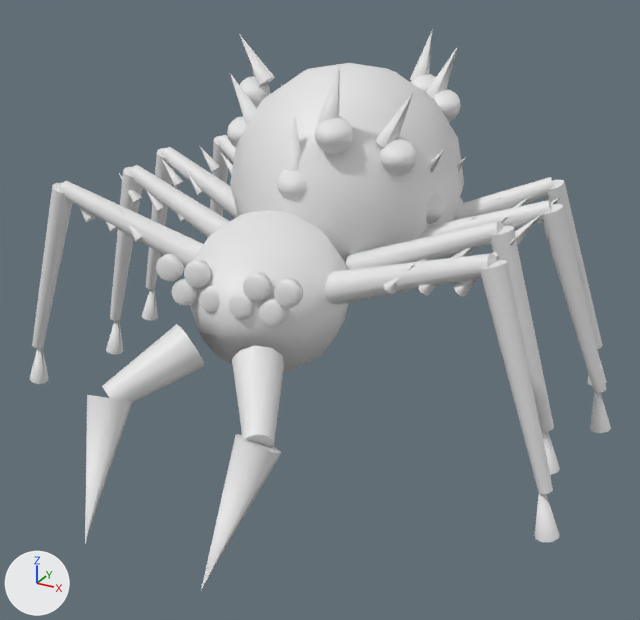
Renders of the glTF model assets/model-cov-burrower.glb from each side of a commit.
The view is the same before and after, from a camera (50 mm lens) standing at (80.5, -139.0, 88.3) and looking at (6.2, -3.9, 20.7). The lights are fixed; the arrows at lower left show +X, +Y and +Z. The older version comes first. Materials are left out; every surface is plain grey. Vertices at exactly the same position are counted once.
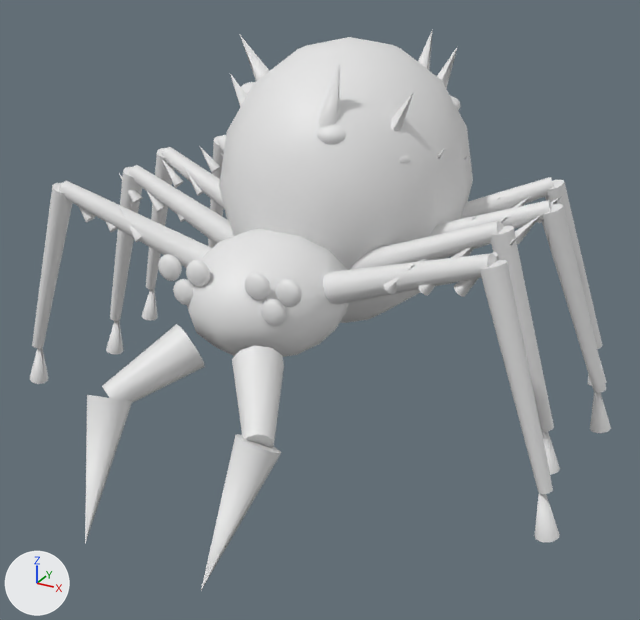
Changed parts and their boxes (x1, y1, x2, y2) in the pictures (640 x 620 px; the box of a moved part takes in the faces that stretch with it):
'Mesh_2', reshaped: before (79, 74, 562, 327); after (79, 82, 562, 326)
part 1 of me_mesh_0, moved or reshaped: before (230, 63, 464, 264); after (219, 37, 473, 323)
part 2 of me_mesh_1, moved or reshaped: before (190, 210, 348, 373); after (187, 229, 349, 357)
part 3 of me_mesh_2, moved or reshaped (not visible afterwards): before (277, 169, 307, 200)
part 4 of me_mesh_2, moved or reshaped (mostly hidden afterwards): before (433, 89, 461, 122); after (451, 96, 461, 111)
part 5 of me_mesh_2, moved or reshaped (mostly hidden afterwards): before (239, 76, 270, 108); after (241, 82, 255, 95)
part 6 of me_mesh_2, moved or reshaped (mostly hidden afterwards): before (381, 138, 417, 176); after (399, 155, 411, 163)
part 7 of me_mesh_2, moved or reshaped (not visible afterwards): before (453, 197, 464, 221)
part 8 of me_mesh_2, moved or reshaped: before (315, 116, 353, 154); after (317, 124, 346, 144)
part 9 of me_mesh_2, moved or reshaped (not visible afterwards): before (411, 74, 436, 94)
part 10 of me_mesh_2, moved or reshaped (not visible afterwards): before (227, 116, 247, 148)
part 11 of me_mesh_2, moved or reshaped (not visible afterwards): before (426, 194, 444, 224)
part 12 of me_mesh_2, moved or reshaped (mostly hidden afterwards): before (200, 286, 220, 312); after (205, 286, 212, 291)
part 13 of me_mesh_2, moved or reshaped: before (184, 260, 212, 288); after (186, 260, 210, 287)
part 14 of me_mesh_2, moved or reshaped: before (171, 278, 197, 306); after (173, 279, 194, 305)
part 15 of me_mesh_2, moved or reshaped: before (156, 254, 184, 281); after (158, 254, 182, 281)
part 16 of me_mesh_2, moved or reshaped (mostly hidden afterwards): before (229, 292, 255, 319); after (240, 294, 246, 299)
part 17 of me_mesh_2, moved or reshaped: before (243, 272, 272, 301); after (245, 273, 270, 300)
part 18 of me_mesh_2, moved or reshaped: before (259, 298, 288, 327); after (261, 298, 286, 326)
part 19 of me_mesh_2, moved or reshaped: before (274, 278, 303, 308); after (276, 279, 302, 307)

Diff of the bpy script that builds the scene:
```diff
--- a/assets/model-cov-burrower.glb.py
+++ b/assets/model-cov-burrower.glb.py
@@ me_mesh_0 @@
-me_mesh_0.from_pydata(...)  # 754 vertices, 1368 faces; spans x -58.1..58.1, y -20.0..43.0, z -3.8..68.0
+me_mesh_0.from_pydata(...)  # 754 vertices, 1368 faces; spans x -58.1..58.1, y -20.0..47.8, z -3.8..68.0
+# me_mesh_0 part 1: the loose piece of 93 vertices spanning x -24.0..24.0, y -5.0..43.0, z 15.0..63.0 is scaled about its middle by (1.05, 1.2, 1.2)
@@ me_mesh_1 @@
-me_mesh_1.from_pydata(...)  # 269 vertices, 488 faces; spans x -56.1..56.1, y -27.0..40.2, z 4.6..41.7
+me_mesh_1.from_pydata(...)  # 269 vertices, 488 faces; spans x -56.1..56.1, y -28.5..40.2, z 4.6..41.7
+# me_mesh_1 part 2: the loose piece of 93 vertices spanning x -15.0..15.0, y -27.0..3.0, z 11.0..41.0 is scaled about its middle by (1, 1.1, 0.75)
@@ me_mesh_2 @@
-me_mesh_2.from_pydata(...)  # 2427 vertices, 4656 faces; spans x -42.3..42.3, y -27.4..43.1, z 26.6..59.1
+me_mesh_2.from_pydata(...)  # 2427 vertices, 4656 faces; spans x -42.3..42.3, y -26.3..43.1, z 26.6..57.9
+# me_mesh_2 part 3: the loose piece of 93 vertices spanning x -3.4..3.4, y -5.4..1.4, z 40.6..47.4 is scaled about its middle by (1, 1, 0.65)
+# me_mesh_2 part 4: the loose piece of 86 vertices spanning x 10.8..17.6, y 31.1..37.9, z 50.0..56.8 is scaled about its middle by (1, 1, 0.65)
+# me_mesh_2 part 5: the loose piece of 86 vertices spanning x -24.3..-17.5, y 13.8..20.6, z 52.3..59.1 is scaled about its middle by (1, 1, 0.65)
+# me_mesh_2 part 6: the loose piece of 86 vertices spanning x 13.3..20.1, y 2.8..9.6, z 45.7..52.5 is scaled about its middle by (1, 1, 0.65)
+# me_mesh_2 part 7: the loose piece of 86 vertices spanning x 16.9..23.7, y 21.1..27.9, z 31.3..38.1 is scaled about its middle by (1, 1, 0.65)
+# me_mesh_2 part 8: the loose piece of 86 vertices spanning x 3.8..10.6, y -4.1..2.7, z 50.1..56.9 is scaled about its middle by (1, 1, 0.65)
+# me_mesh_2 part 9: the loose piece of 86 vertices spanning x 4.6..11.4, y 35.0..41.8, z 52.2..59.0 is scaled about its middle by (1, 1, 0.65)
+# me_mesh_2 part 10: the loose piece of 86 vertices spanning x -22.4..-15.6, y 6.7..13.5, z 45.5..52.3 is scaled about its middle by (1, 1, 0.65)
+# me_mesh_2 part 11: the loose piece of 86 vertices spanning x 16.6..23.4, y 9.3..16.1, z 35.1..41.9 is scaled about its middle by (1, 1, 0.65)
+# me_mesh_2 part 12: the loose piece of 86 vertices spanning x -5.4..-0.6, y -27.4..-22.6, z 26.6..31.4 is scaled about its middle by (1, 0.55, 1)
+# me_mesh_2 part 13: the loose piece of 86 vertices spanning x -8.4..-3.6, y -27.4..-22.6, z 30.6..35.4 is scaled about its middle by (1, 0.55, 1)
+# me_mesh_2 part 14: the loose piece of 86 vertices spanning x -11.4..-6.6, y -27.4..-22.6, z 26.6..31.4 is scaled about its middle by (1, 0.55, 1)
+# me_mesh_2 part 15: the loose piece of 86 vertices spanning x -14.4..-9.6, y -27.4..-22.6, z 30.6..35.4 is scaled about its middle by (1, 0.55, 1)
+# me_mesh_2 part 16: the loose piece of 86 vertices spanning x 0.6..5.4, y -27.4..-22.6, z 26.6..31.4 is scaled about its middle by (1, 0.55, 1)
+# me_mesh_2 part 17: the loose piece of 86 vertices spanning x 3.6..8.4, y -27.4..-22.6, z 30.6..35.4 is scaled about its middle by (1, 0.55, 1)
+# me_mesh_2 part 18: the loose piece of 86 vertices spanning x 6.6..11.4, y -27.4..-22.6, z 26.6..31.4 is scaled about its middle by (1, 0.55, 1)
+# me_mesh_2 part 19: the loose piece of 86 vertices spanning x 9.6..14.4, y -27.4..-22.6, z 30.6..35.4 is scaled about its middle by (1, 0.55, 1)
+# other edits to the shape of me_mesh_2 do not show in these pictures
```
